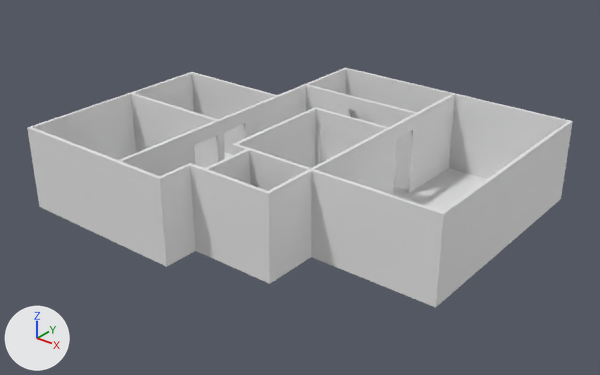
An edit to the glTF model raw-assets/models/Apartment.glb, drawn before and after from the same camera.
Rendered twice from a 50 mm lens placed at (14.47, -12.35, 10.74), pointed at (1.42, 3.96, 0.62). The axes (+X, +Y, +Z) are drawn at lower left. The lights are the same throughout. The picture after the commit comes second. Vertices at exactly the same position are counted once.

Before the edit, the objects in view are built like this:
```python
me_plane_001 = bpy.data.meshes.new('Plane.001')
me_plane_001.from_pydata(...)  # 222 vertices, 377 faces; spans x -6.1..5.2, y -6.6..3.05, z 0.0..2.4
me_plane_002 = bpy.data.meshes.new('Plane.002')
me_plane_002.from_pydata(...)  # 61 vertices, 48 faces; spans x -6.0..5.1, y -6.5..2.95, z 0.0
ob_floors = bpy.data.objects.new('Floors', me_plane_002)
ob_floors.location = (1.75, 6.0, 0.0)
ob_plane = bpy.data.objects.new('Plane', me_plane_001)
ob_plane.location = (1.75, 6.0, 0.0)
```
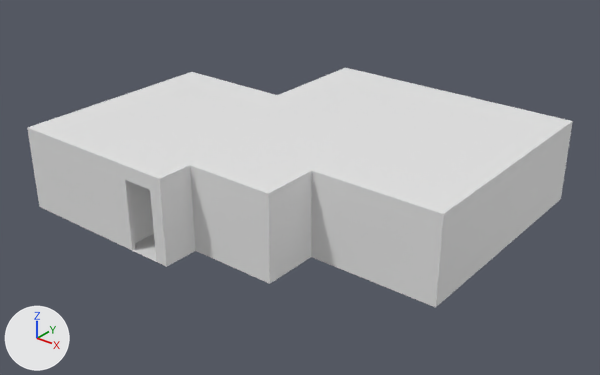
Location of each change, (x1, y1, x2, y2) in pixels of the pictures (600 x 375 px):
'Ceilings', added: after (33, 69, 568, 211)
part 1 of me_plane_001, cut back: (118, 163, 167, 267) in both
'Floors', unchanged, covered by the edit: before (225, 152, 486, 211); after (135, 234, 156, 259)

The edits, one by one:
me_plane_001 is used by ob_plane; location (1.75, 6.0, 0.0).
me_plane_001 had 222 vertices, 377 faces and spanned x -6.1..5.2, y -6.6..3.05, z 0.0..2.4.
me_plane_001 now has 230 vertices, 397 faces and spans x -6.1..5.2, y -6.6..3.05, z 0.0..2.4.
Part 1, on me_plane_001:
4 faces are deleted.
8 vertices are added at x -2.17..-1.27, y -6.6..-6.5, z 0.0..2.0.
24 new faces join them.
Other edits to the shape of me_plane_001 do not show in these pictures.
Mesh me_plane_003 is new.
It has 61 vertices, 48 faces and spans x -6.0..5.1, y -6.5..2.95, z 0.0.
Object 'Ceilings' (ob_ceilings) is new; it shows me_plane_003.
Its location is (1.75, 6.0, 2.4).
